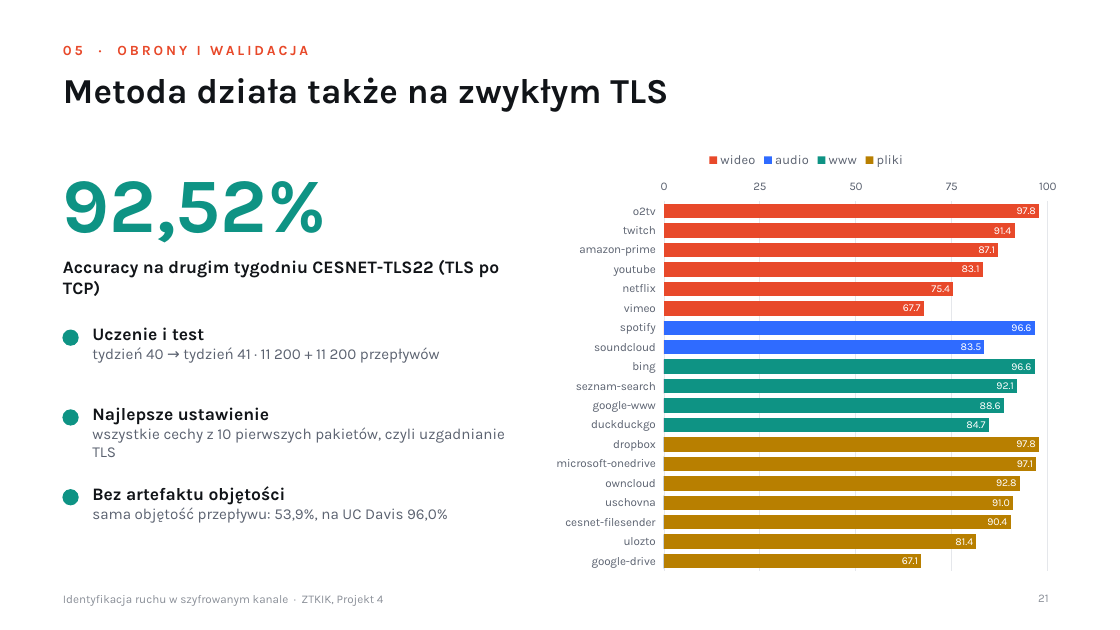
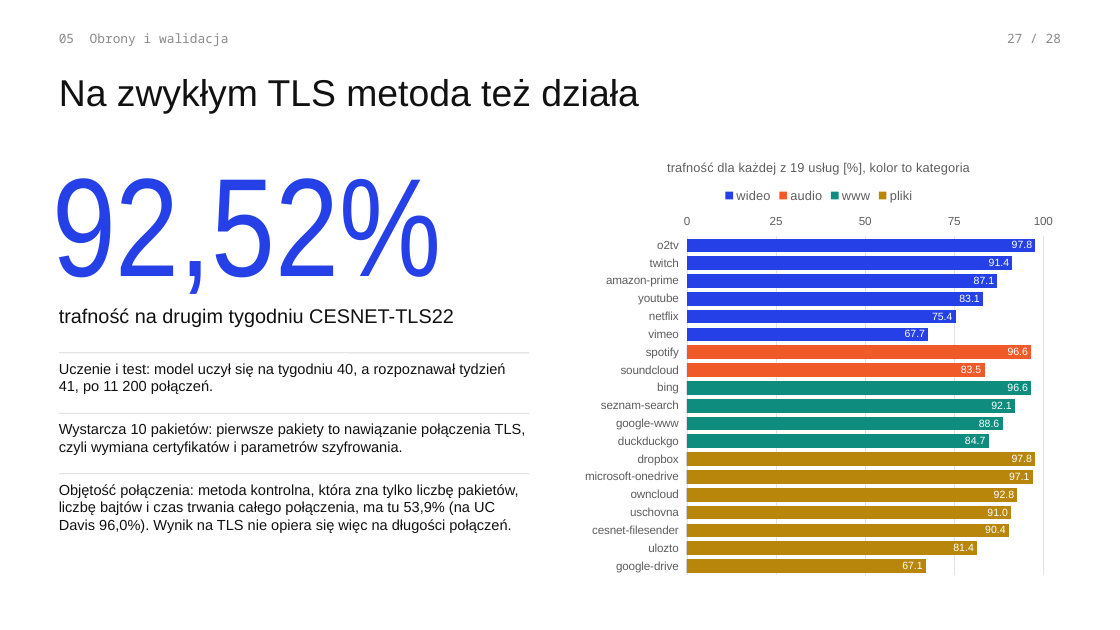
Before and after one commit to AdrianSajdak/KryptografiaProjekt4, a slide deck: slide 27 of prezentacja.pptx (slide 21 before the commit). Drawn at 1120x630 pixels with LibreOffice and Linux fonts; fonts in the diff are those of the drawing. Boxes give left, top, right and bottom in pixels: in the first picture for what was removed or moved away, otherwise in the second. Text is boxed around its words. In the diff, an @@ line names an element or a change of style, - is before the commit and + after.

```diff
--- a/prezentacja.pptx
+++ b/prezentacja.pptx
@@ text at bbox=[59, 33, 228, 46]: text changed; size 12 to 11 pt; font Karla to Noto Sans Mono; text colour #E8492A to #8A8A8A; bold off @@
-05 · OBRONY I WALIDACJA
+05 Obrony i walidacja
@@ text added at bbox=[1007, 34, 1061, 43], 11 pt, text #8A8A8A @@
+27 / 28
@@ title at bbox=[59, 79, 639, 113]: text changed; size 30 to 32 pt; font Karla to Arial; text colour #111418 to #111111; bold off @@
-Metoda działa także na zwykłym TLS
+Na zwykłym TLS metoda też działa
@@ bar stacked chart at bbox=[576, 143, 1063, 584] @@
@@ title "trafność dla każdej z 19 usług [%], kolor to kategoria" added @@
@@ colour of wideo #E8492A to #2440E6 @@
@@ data labels of wideo changed @@
@@ colour of audio #2F6BFF to #F05A28 @@
@@ data labels of audio changed @@
@@ colour of www #0E9384 to #0E8C7E @@
@@ data labels of www changed @@
@@ colour of pliki #B87F00 to #B8860B @@
@@ data labels of pliki changed @@
@@ legend changed @@
@@ category axis changed @@
@@ value axis changed @@
@@ bar spacing changed @@
@@ lettering changed @@
@@ bar stacked chart: place and size @@
-bar stacked chart at bbox=[546, 143, 1067, 580]
+bar stacked chart at bbox=[576, 143, 1063, 584]
@@ text "92,52%": place and size @@
-text "92,52%" at bbox=[63, 181, 326, 243]
+text "92,52%" at bbox=[52, 178, 441, 294]
@@ text "92,52%" at bbox=[52, 178, 441, 294]: size 66 to 120 pt, font Karla to Arial Narrow, text colour #0E9384 to #2440E6, bold off; vertical alignment bottom to middle @@
@@ text at bbox=[59, 308, 454, 327]: text changed; size 15 to 17 pt; font Karla to Arial; text colour #111418 to #111111; bold off @@
-Accuracy na drugim tygodniu CESNET-TLS22 (TLS po TCP)
+trafność na drugim tygodniu CESNET-TLS22
@@ line added from (59, 353) to (529, 353), #D6D6D6 0.75 pt @@
@@ ellipse removed at bbox=[63, 330, 78, 345] @@
@@ text at bbox=[59, 363, 505, 394]: text changed; size 13 to 12.5 pt; font Karla to Arial; text colour #5B6270 to #111111 @@
-Uczenie i test
-tydzień 40 → tydzień 41 · 11 200 + 11 200 przepływów
+Uczenie i test: model uczył się na tygodniu 40, a rozpoznawał tydzień 41, po 11 200 połączeń.
@@ line added from (59, 413) to (529, 413), #D6D6D6 0.75 pt @@
@@ ellipse removed at bbox=[63, 410, 78, 425] @@
@@ text removed at bbox=[92, 407, 505, 457] @@
-Najlepsze ustawienie
-wszystkie cechy z 10 pierwszych pakietów, czyli uzgadnianie TLS
@@ text added at bbox=[59, 423, 526, 455], 12.5 pt, text #111111 @@
+Wystarcza 10 pakietów: pierwsze pakiety to nawiązanie połączenia TLS, czyli wymiana certyfikatów i parametrów szyfrowania.
@@ line added from (59, 474) to (529, 474), #D6D6D6 0.75 pt @@
@@ text at bbox=[59, 484, 519, 533]: text changed; size 13 to 12.5 pt; font Karla to Arial; text colour #5B6270 to #111111 @@
-Bez artefaktu objętości
-sama objętość przepływu: 53,9%, na UC Davis 96,0%
+Objętość połączenia: metoda kontrolna, która zna tylko liczbę pakietów, liczbę bajtów i czas trwania całego połączenia, ma tu 53,9% (na UC Davis 96,0%). Wynik na TLS nie opiera się więc na długości połączeń.
@@ ellipse removed at bbox=[63, 490, 78, 505] @@
@@ text removed at bbox=[63, 595, 384, 606] @@
-Identyfikacja ruchu w szyfrowanym kanale · ZTKIK, Projekt 4
@@ page number removed at bbox=[1038, 594, 1049, 602] @@
-21
```
Also in this commit, not shown: 8 other slides changed, 19 slides added, 15 slides removed.
